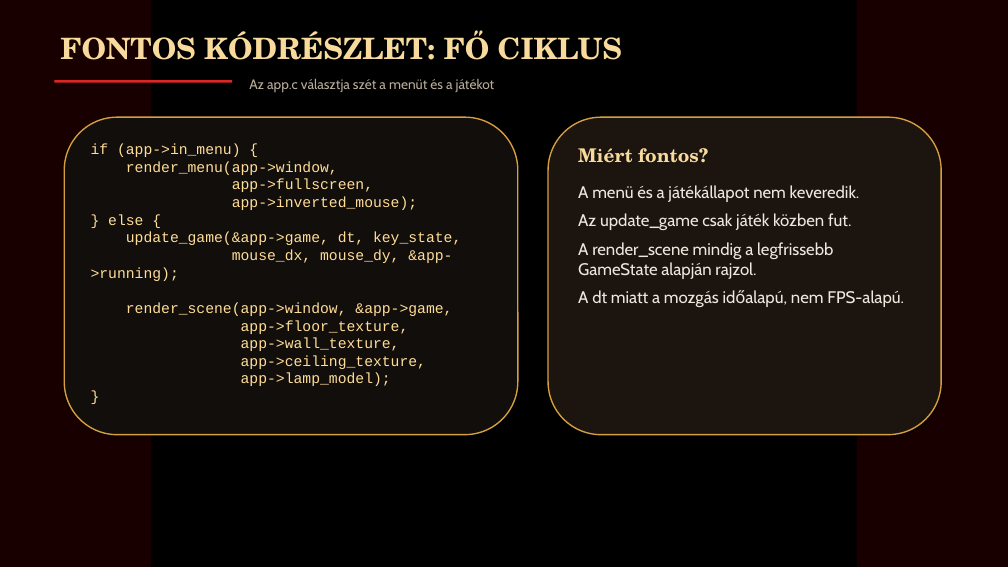
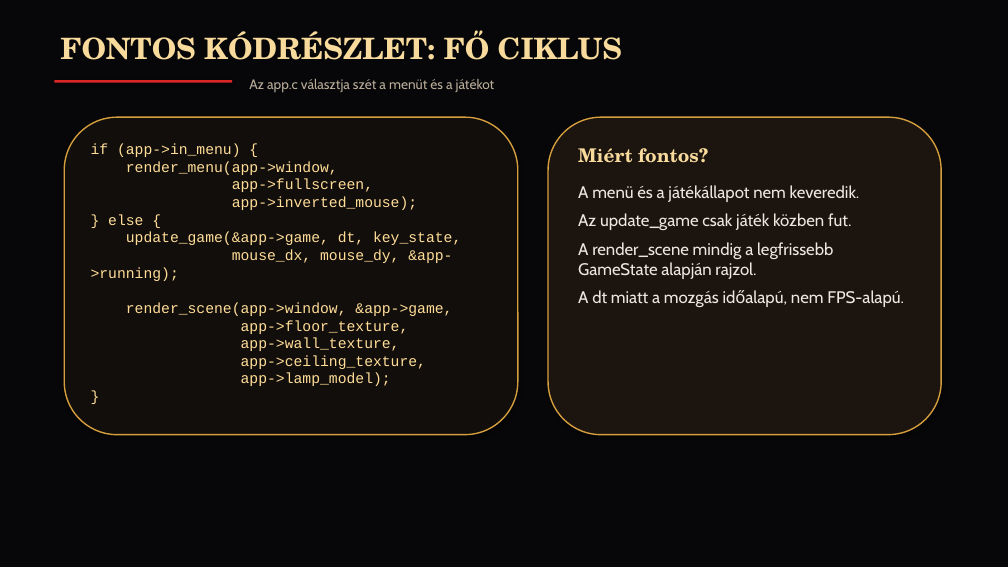
Before and after one commit to SzabolcsikMate/Grafikafeladat, a slide deck: slide 8 of Dark_Museum_Szabolcsik Máté.pptx. Drawn at 1008x567 pixels with LibreOffice and Linux fonts; fonts in the diff are those of the drawing; background and template pictures are left out; a plain dark background stands for a picture behind light text. Boxes give left, top, right and bottom in pixels: in the first picture for what was removed or moved away, otherwise in the second. Text is boxed around its words. In the diff, an @@ line names an element or a change of style, - is before the commit and + after.

```diff
--- a/Dark_Museum_Szabolcsik Máté.pptx
+++ b/Dark_Museum_Szabolcsik Máté.pptx
@@ rectangle at (0, 0, 1008, 567): fill #000000 to #070709 @@
@@ rectangle removed at (0, 0, 151, 567) @@
@@ rectangle removed at (857, 0, 1008, 567) @@
```
Also in this commit, not shown: 1 other slide changed, 4 other files.
